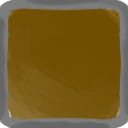
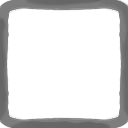
Layers edited between the first and the second (128, 128) image:
painted on "Paint Layer 1" over [6,7,122,128]
hid "Copy of Paint Layer 2" (2nd of 4) over [6,7,122,128]
